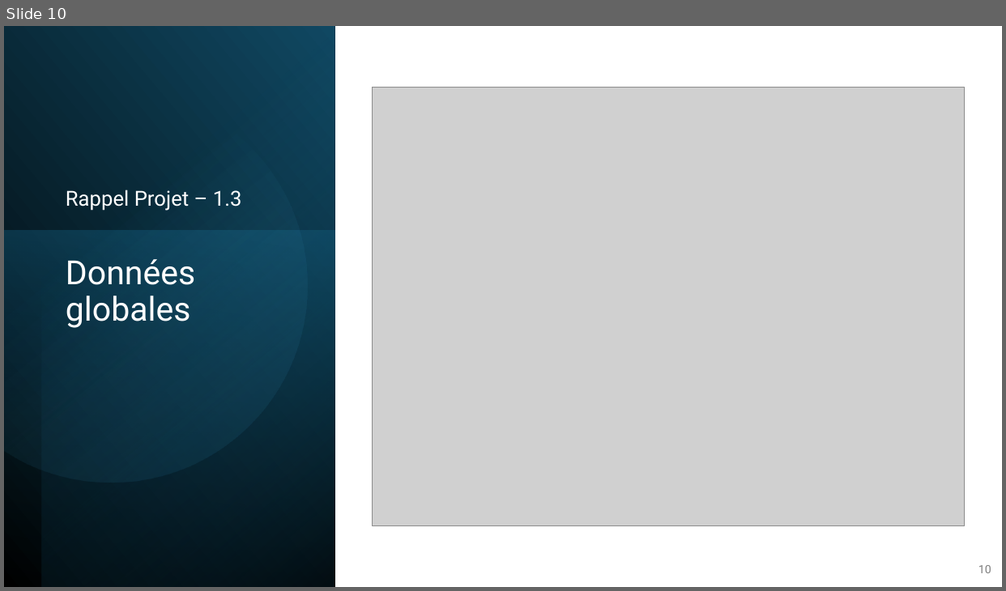
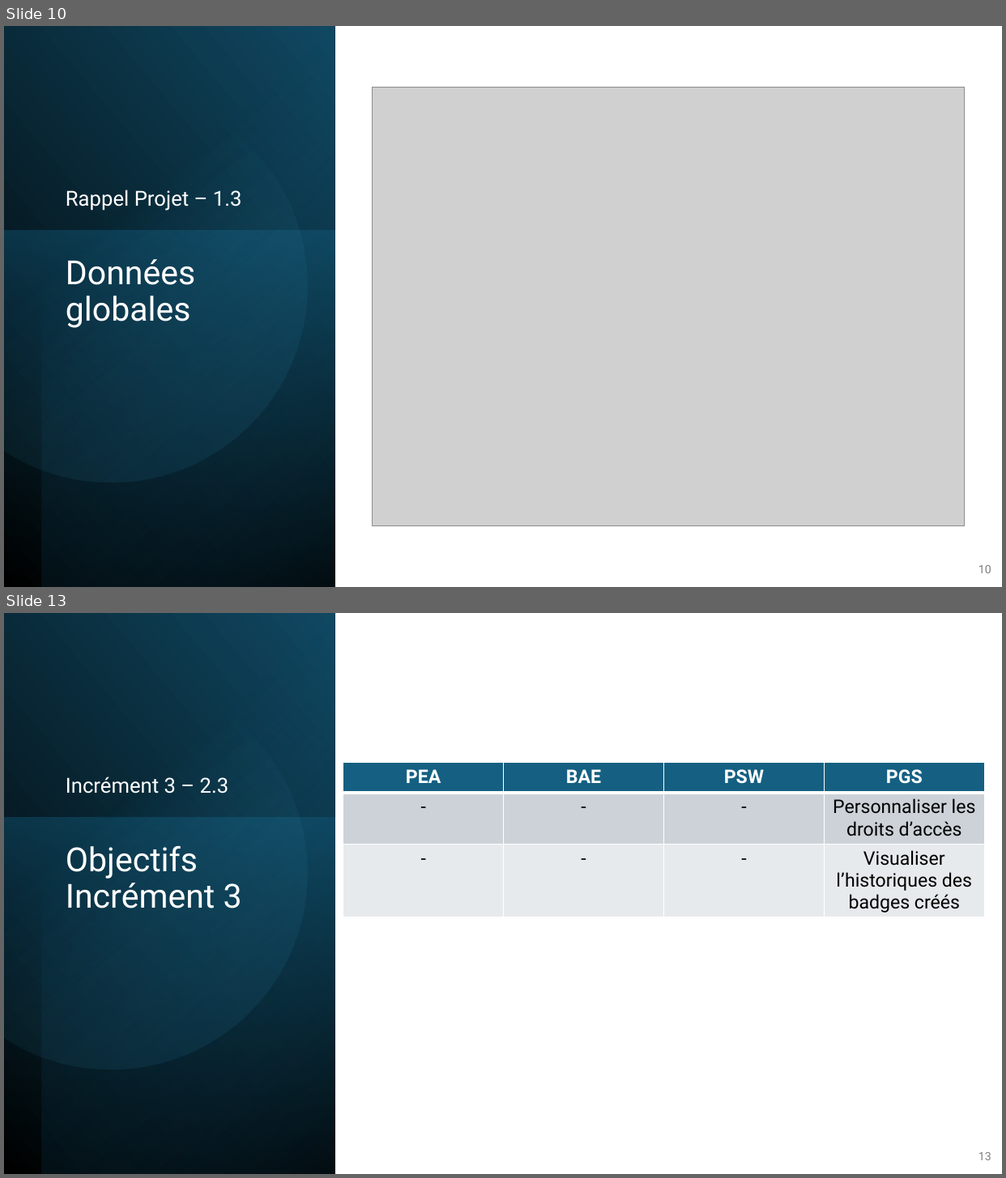
Before and after one commit to RobinMartineau/Acc-s-campus-, a slide deck: BDD/Présentation/BDD.pptx. Shown one above the other, each under a label of ours: slide 10 before the commit, slides 10 and 13 after it; the slides between them are not shown. The pictures are 1006x591 and 1006x1178 pixels, drawn with LibreOffice and Linux fonts; fonts in the diff are those of the drawing; grey boxes stand for pictures. Boxes give left, top, right and bottom in pixels: in the first picture for what was removed or moved away, otherwise in the second. Text is boxed around its words. In the diff, an @@ line names an element or a change of style, - is before the commit and + after.

```diff
--- a/BDD/Présentation/BDD.pptx
+++ b/BDD/Présentation/BDD.pptx
@@ slide 13 added at box(4, 613, 1002, 1174), background #FFFFFF @@
@@ rectangle added at box(4, 613, 335, 1174), fill gradient #000000 to #104862 @@
@@ rectangle added at box(41, 613, 335, 1174), fill gradient #000000 to #156082 @@
@@ freeform shape added at box(4, 652, 343, 1105), fill gradient #46B1E1 to #104862 @@
@@ text added at box(66, 777, 229, 794), 20 pt, text #FFFFFF @@
+Incrément 3 – 2.3
@@ table added at box(343, 763, 984, 921), 3 rows, 4 columns @@
+PEA | BAE | PSW | PGS
+- | - | - | Personnaliser les droits d’accès
+- | - | - | Visualiser l’historiques des badges créés
@@ rectangle added at box(4, 818, 335, 1174), fill gradient #156082 to #0B3041 @@
@@ title added at box(66, 845, 242, 909), 32 pt, text #FFFFFF @@
+Objectifs Incrément 3
@@ page number added at box(978, 1152, 991, 1161), 11 pt, text #808080 @@
+13
```
Also in this commit, not shown: 2 slides changed, 11 other slides added, 23 slides removed.
